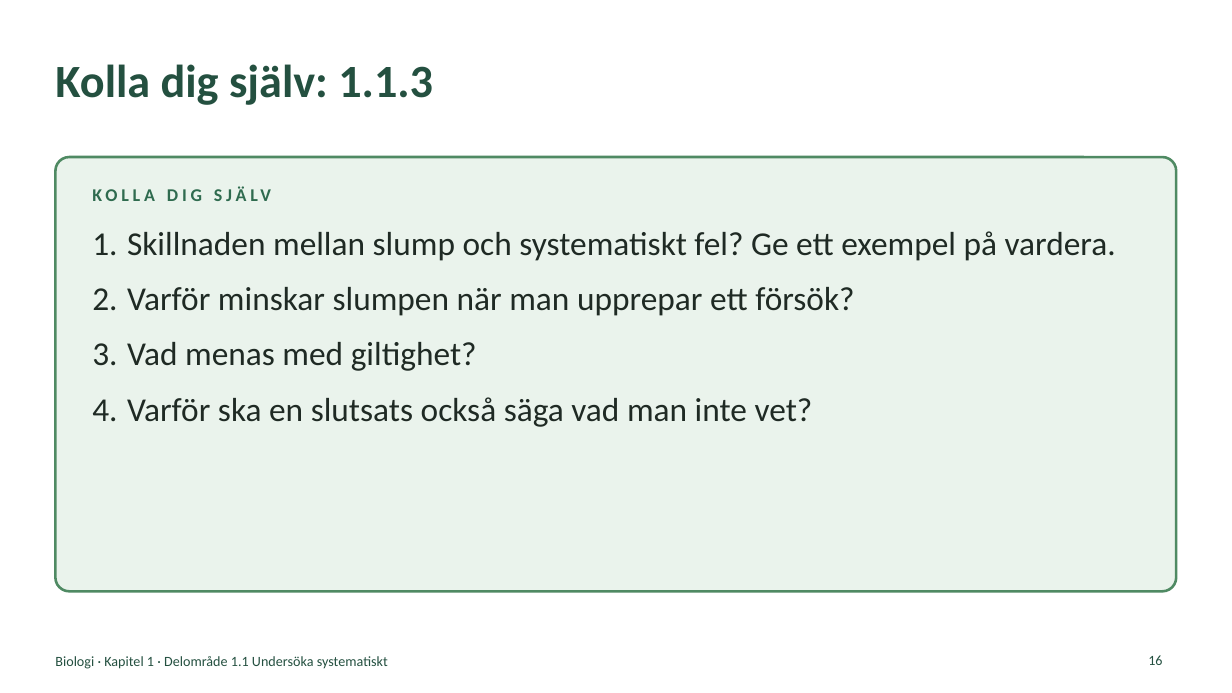
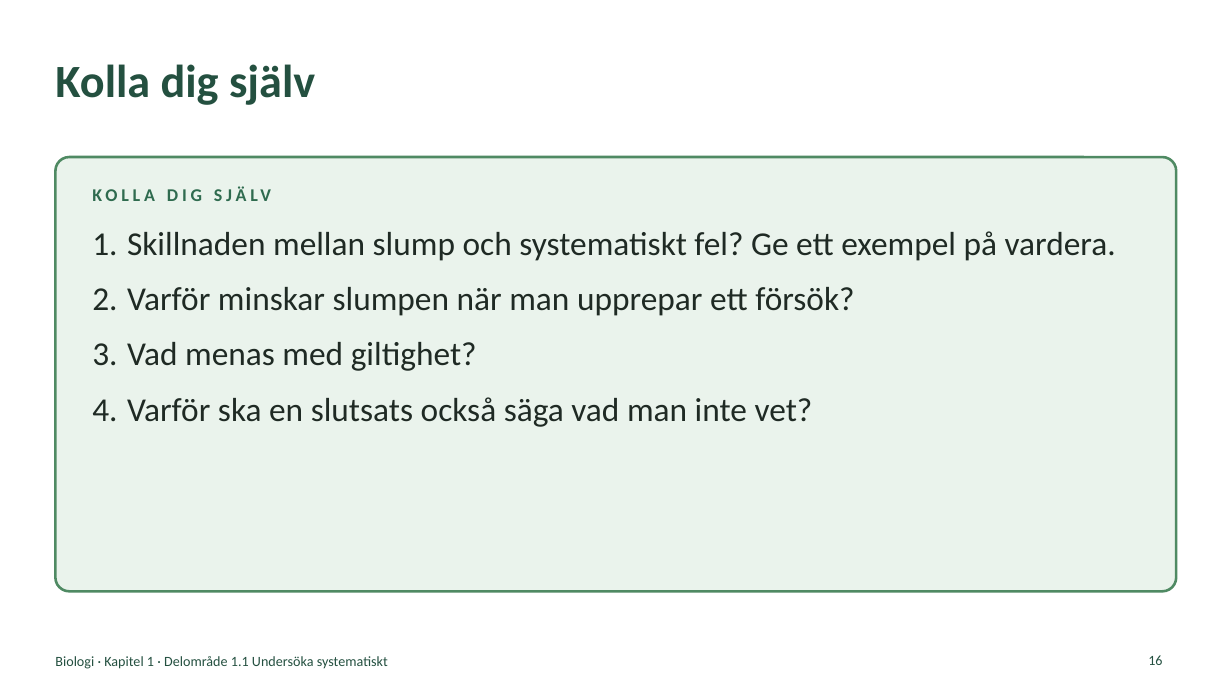
Before and after one commit to sweviktor95/pluggis, a slide deck: slide 16 of planering/biologi-omrade1/biologi-1-1-undersoka-systematiskt.pptx. Drawn at 1232x693 pixels with LibreOffice and Linux fonts; fonts in the diff are those of the drawing. Boxes give left, top, right and bottom in pixels: in the first picture for what was removed or moved away, otherwise in the second. Text is boxed around its words. In the diff, an @@ line names an element or a change of style, - is before the commit and + after.

```diff
--- a/planering/biologi-omrade1/biologi-1-1-undersoka-systematiskt.pptx
+++ b/planering/biologi-omrade1/biologi-1-1-undersoka-systematiskt.pptx
@@ title at box(55, 64, 315, 105): text changed @@
-Kolla dig själv: 1.1.3
+Kolla dig själv
```
Also in this commit, not shown: 6 other slides changed, 14 other files.
